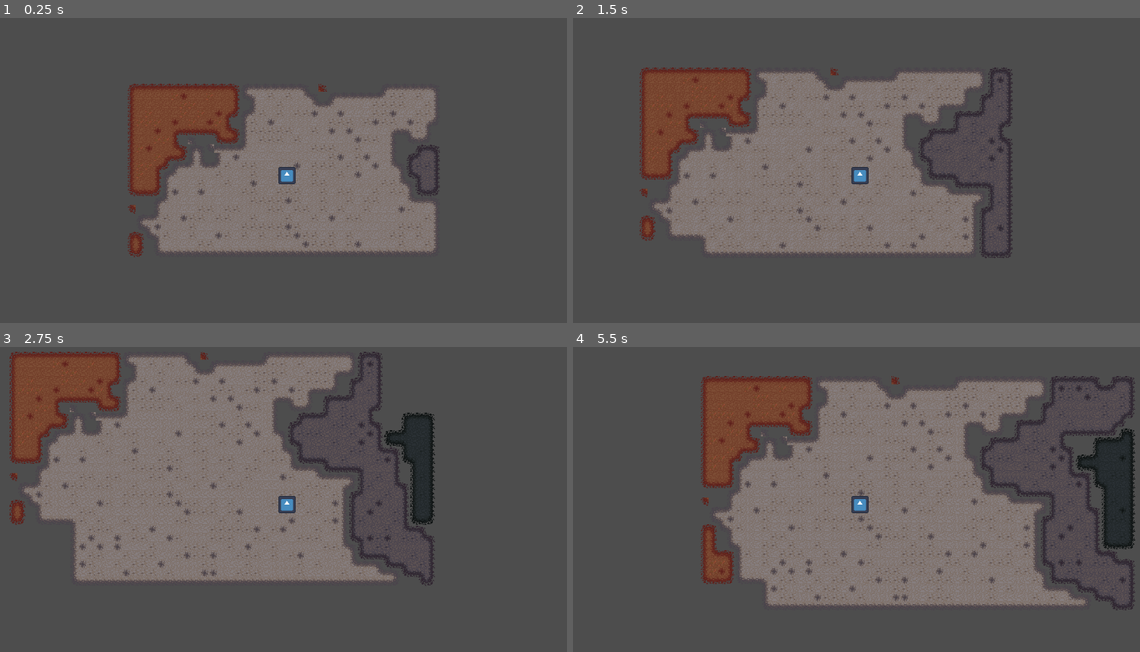
Above: before the commit, frames 1-4 (two rows, left to right).
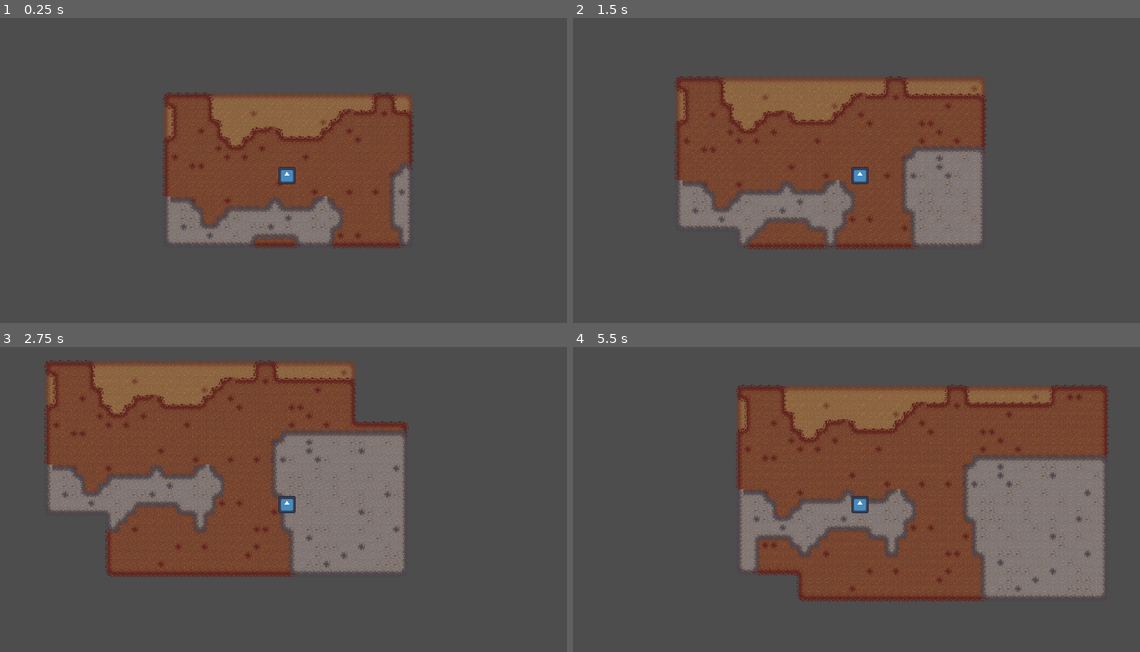
Above: after the commit, the same moments.

Repository: nbala123/2D-Terrain-Generator
Game: Godot game, scene res://world.tscn
Same seed, same stepped clock (60 frames per second), same inputs: the game is played once before the commit and once after it. The engine's default icon, where the game draws it, is replaced by a stand-in: a white triangle on a blue panel in a dark square.
Inputs:
- Up to frame 1 (0.25 s): no input
- Up to frame 2 (1.5 s): tap Enter at 0.5 s; hold Right (ui_right) 0.53-1.28 s; hold Down (ui_down) from 1.28 s (still down)
- Up to frame 3 (2.75 s): release Down (ui_down) at 2.03 s; hold Right (ui_right) from 2.03 s (still down)
- Up to frame 4 (5.5 s): release Right (ui_right) at 2.78 s; hold Up (ui_up) 2.78-3.53 s; hold Left (ui_left) 3.53-5.03 s; hold Down (ui_down) from 5.03 s (still down)

The runs differ from the first frame. In frame 1, 23% of the frame differs, in the area x 22-78%, y 21-79%; in frame 2, 28%; in frame 3, 40%; in frame 4, 44%, in the area x 22-100%, y 9-87%.

Commit message:
Updated terrain generation

Diff:
--- a/Scripts/World.gd
+++ b/Scripts/World.gd
@@ -4,59 +4,41 @@
 
 const TEST_SEED = 8767869
 
-var wetness = FastNoiseLite.new()
-var temperature = FastNoiseLite.new()
-var height = FastNoiseLite.new()
-var terrain = []
-var terrain_local : Array
-
-@onready var window_size = get_window().size/32 * 1.5
+var biome_gen = FastNoiseLite.new()
+var terrain_empty = []
+@onready var window_size = get_window().size/32 + Vector2i(4, 4) #Gets window size for 'chunk' area, then adds a 2 pixel buffer on all sides
 @onready var map = $TileMap
 @onready var player = $Player
 
 # Called when the node enters the scene tree for the first time.
 func _ready():
-	#wetness.set_seed(TEST_SEED); wetness.set_domain_warp_enabled(true); wetness.set_domain_warp_amplitude(5.0); wetness.set_noise_type(FastNoiseLite.TYPE_VALUE )
-	#temperature.set_seed(TEST_SEED + 1); temperature.set_domain_warp_enabled(true); temperature.set_domain_warp_amplitude(10.0); temperature.set_noise_type(FastNoiseLite.TYPE_VALUE)
-	height.set_seed(TEST_SEED + 2); height.set_domain_warp_enabled(true); height.set_domain_warp_amplitude(20.0); height.set_noise_type(FastNoiseLite.TYPE_VALUE)
+	biome_gen.set_seed(TEST_SEED); #biome_gen.set_noise_type(FastNoiseLite.TYPE_VALUE)
 	seed(TEST_SEED)
+
 	for item in grounds:
-		terrain.append([])
+		terrain_empty.append([])
 		map.add_layer(-1)
 
 
 # Called every frame. 'delta' is the elapsed time since the previous frame.
-func _physics_process(delta):
-	if int(delta) % 10 == 0:
-		generate_chunk(player.position)
+func _process(delta) -> void:
+	generate_chunk(player.position)
 
-func generate_chunk(pos):
+func generate_chunk(pos) -> void:
 	var tile_pos = map.local_to_map(pos)
-	terrain_local = [[], [], [], [], [], [], []]
-	var layers = len(terrain_local)
+	var terrain = terrain_empty.duplicate(true)
+	var layers = len(terrain)
+
 	for x in range(window_size.x):
 		for y in range(window_size.y):
 			var tile = Vector2i(tile_pos.x - window_size.x/2 + x, tile_pos.y - window_size.y/2 + y)
-			if check_empty(layers, tile):
-				print('ran')
-				var tile_wet = clamp(wetness.get_noise_2dv(tile) * 10 + 5, 0, 10)
-				var tile_temp = clamp(temperature.get_noise_2dv(tile) * 10 + 5, 0, 10)
-				var tile_height = clamp(height.get_noise_2dv(tile) * 10 + 5, 0, 10)
-				select_ground(layers, tile, tile_height)
-				#map.set_cell(0, tile, 0, select_biome(tile_wet, tile_temp, tile_height))
-	for x in range(len(terrain_local)):
-		map.set_cells_terrain_connect(x, terrain_local[x], 0, x)
 
-func select_ground(layers, tile, tile_height) -> void:
-	var true_layer = tile_height/10*layers
-	#while true_layer >= 0:
-	terrain_local[true_layer].append(tile)
-		#true_layer -= 1
+			if map.get_cell_source_id(0, tile) == -1:
+				var tile_biome = clamp(biome_gen.get_noise_2dv(tile) * 10 + 5, 0, 10)
+				var true_layer = tile_biome/10*layers
 
-func check_empty(layers, tile) -> bool:
-	var empty = true
-	for layer in range(layers):
-		if map.get_cell_source_id(layer, tile) != -1:
-			empty = false
-			break
-	return empty
+				for z in range(true_layer):
+					terrain[z].append(tile)
+
+	for x in range(len(terrain)):
+		map.set_cells_terrain_connect(x, terrain[x], 0, x)
